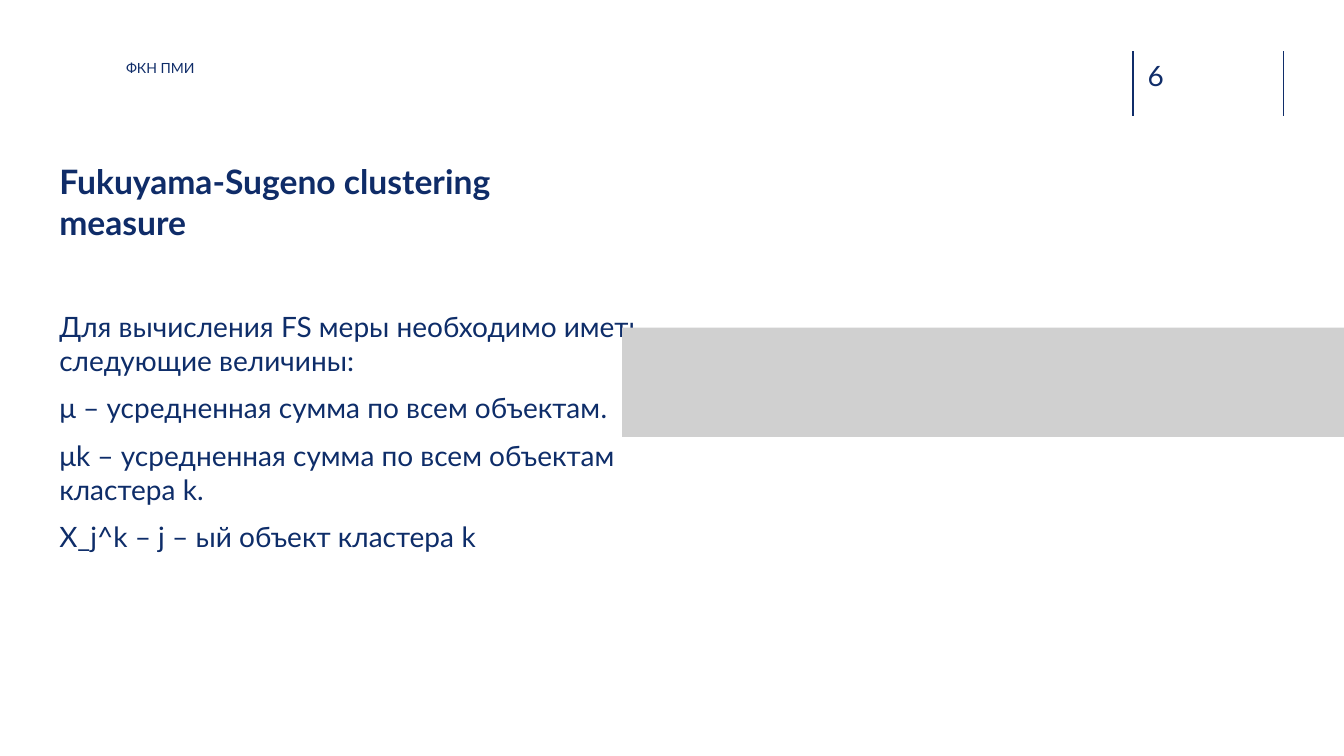
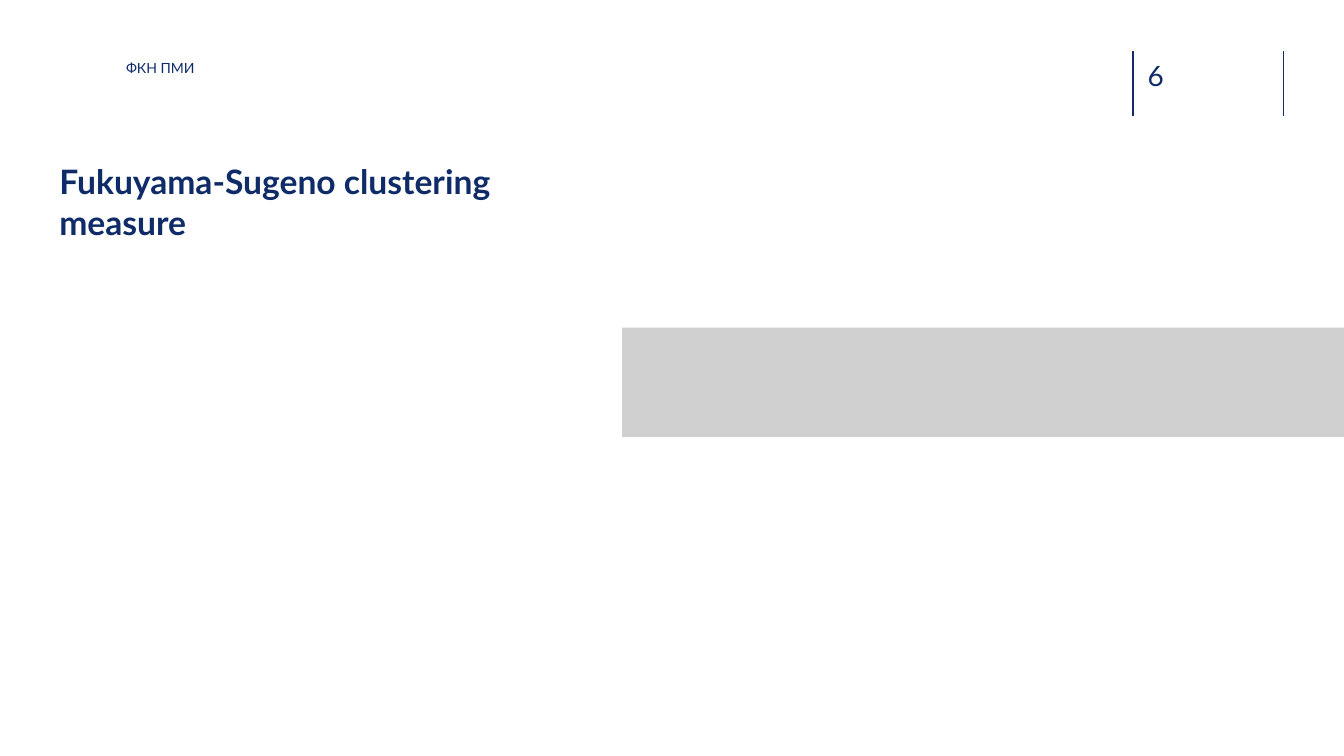
Before and after one commit to potroshitelshuk/Iterative-Class-Discovery, a slide deck: slide 6 of Отчетные материалы/Презентация.pptx. Drawn at 1344x756 pixels with LibreOffice and Linux fonts; fonts in the diff are those of the drawing; grey boxes stand for pictures; background and template pictures are left out. Boxes give left, top, right and bottom in pixels: in the first picture for what was removed or moved away, otherwise in the second. Text is boxed around its words. In the diff, an @@ line names an element or a change of style, - is before the commit and + after.

```diff
--- a/Отчетные материалы/Презентация.pptx
+++ b/Отчетные материалы/Презентация.pptx
@@ text removed at bbox=[59, 316, 642, 552] @@
-Для вычисления FS меры необходимо иметь следующие величины:
-μ – усредненная сумма по всем объектам.
-μk – усредненная сумма по всем объектам кластера k.
-X_j^k – j – ый объект кластера k
```
Also in this commit, not shown: 6 other slides changed, 1 slide added, 1 other file.
